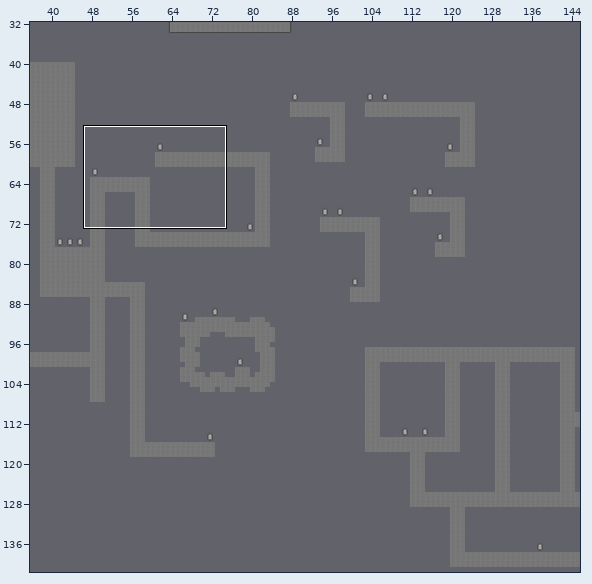
Tiled map -- src/maps/extended_map.tmx. The picture above shows the old version from afar; the outline marks the close-up.
Close-up. The starting point:
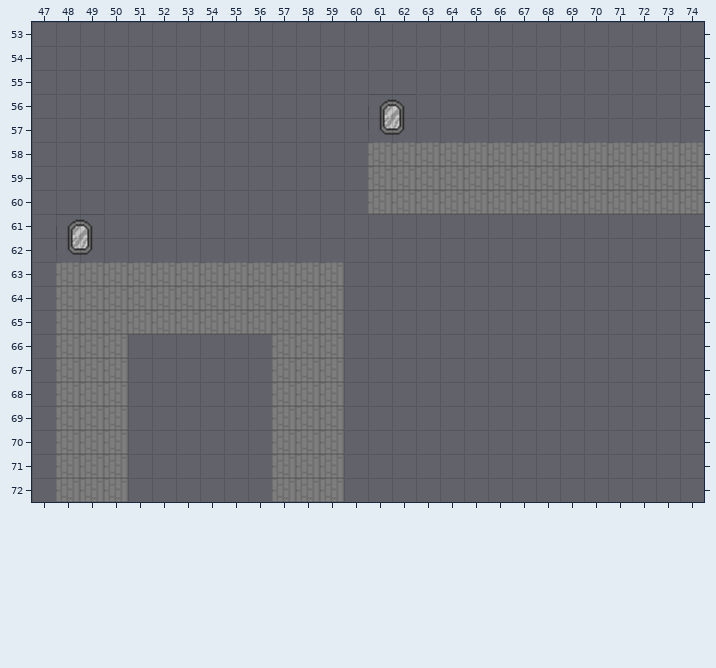
Cells are 32x32 px. Shown: x 47..74, y 53..72. The commit also changed other parts of the map, which this record leaves out.
And afterwards:
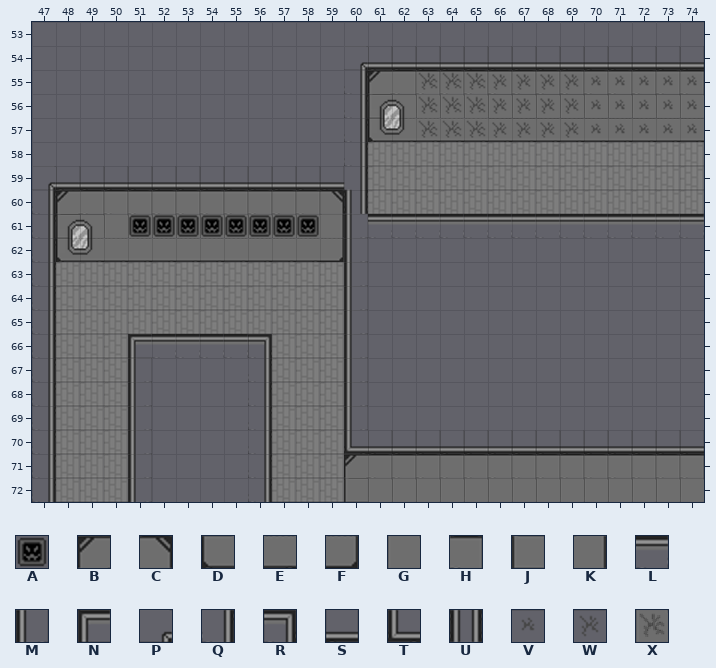
Key: from "House": A 57, B 96, C 97, D 98, E 99, F 100, G 101, H 102, J 103, K 112, L 116, M 118, N 119, P 128, Q 129, R 130, S 131, T 132, U 145, V 152, W 153, X 154.
_ is an empty cell.
See-through tiles are keyed as they look on the map.
Log entry: Added walls and decoration
Change:
Layer "Walls":
Tile B now appears in row 55 at x 61; in row 60 at x 48; in row 71 at x 60.
Tile C now appears in row 60 at x 59.
Tile D now appears in row 57 at x 61; in row 62 at x 48.
Tile E now appears in row 57 at x 62 to 74; in row 62 at x 49 to 58.
Tile F now appears in row 62 at x 59.
Tile G now appears in row 56 at x 63 to 74; in row 61 at x 51 to 58.
Tile H now appears in row 55 at x 62 to 74; in row 60 at x 49 to 58; in row 71 at x 61 to 74.
Tile J now appears in row 56 at x 61; in row 61 at x 48; in row 72 at x 60.
Tile K now appears in row 61 at x 59.
Layer "Border":
Tile L now appears in row 61 at x 61 to 74; in row 66 at x 52 to 55.
Tile M now appears in rows 61 to 66 at x 60; in rows 67 to 69 at x 51 and 60; in rows 70 to 72 at x 51.
Tile N now appears in row 66 at x 51.
Tile P now appears in row 54 at x 60; in row 59 at x 47.
Tile Q now appears in rows 55 to 59 at x 60; in rows 60 to 66 at x 47; in rows 67 to 72 at x 47 and 56.
Tile R now appears in row 66 at x 56.
Tile S now appears in row 54 at x 61 to 74; in row 59 at x 48 to 59; in row 70 at x 61 to 74.
Tile T now appears in row 70 at x 60.
Tile U now appears in row 60 at x 60.
Layer "Objects":
Tile A now appears in row 61 at x 51 to 58.
Tile V now appears in rows 55 to 57 at x 70 to 74.
Tile W now appears in rows 55 to 57 at x 66 to 69.
Tile X now appears in rows 55 to 57 at x 63 to 65.
Boxes around the changes in both close-ups, in picture pixels (x1, y1, x2, y2):
added: (32, 46, 704, 502)
